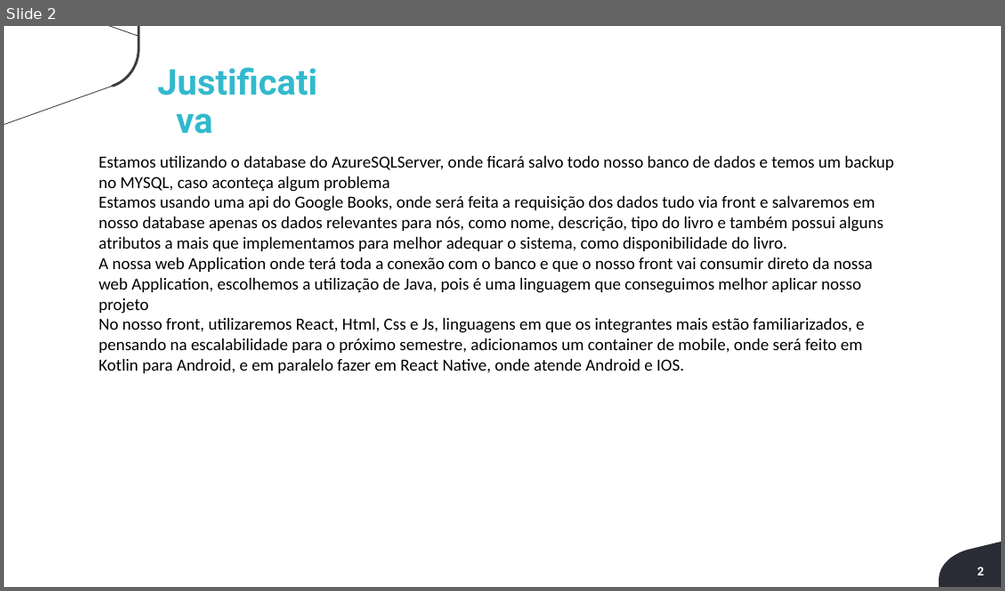
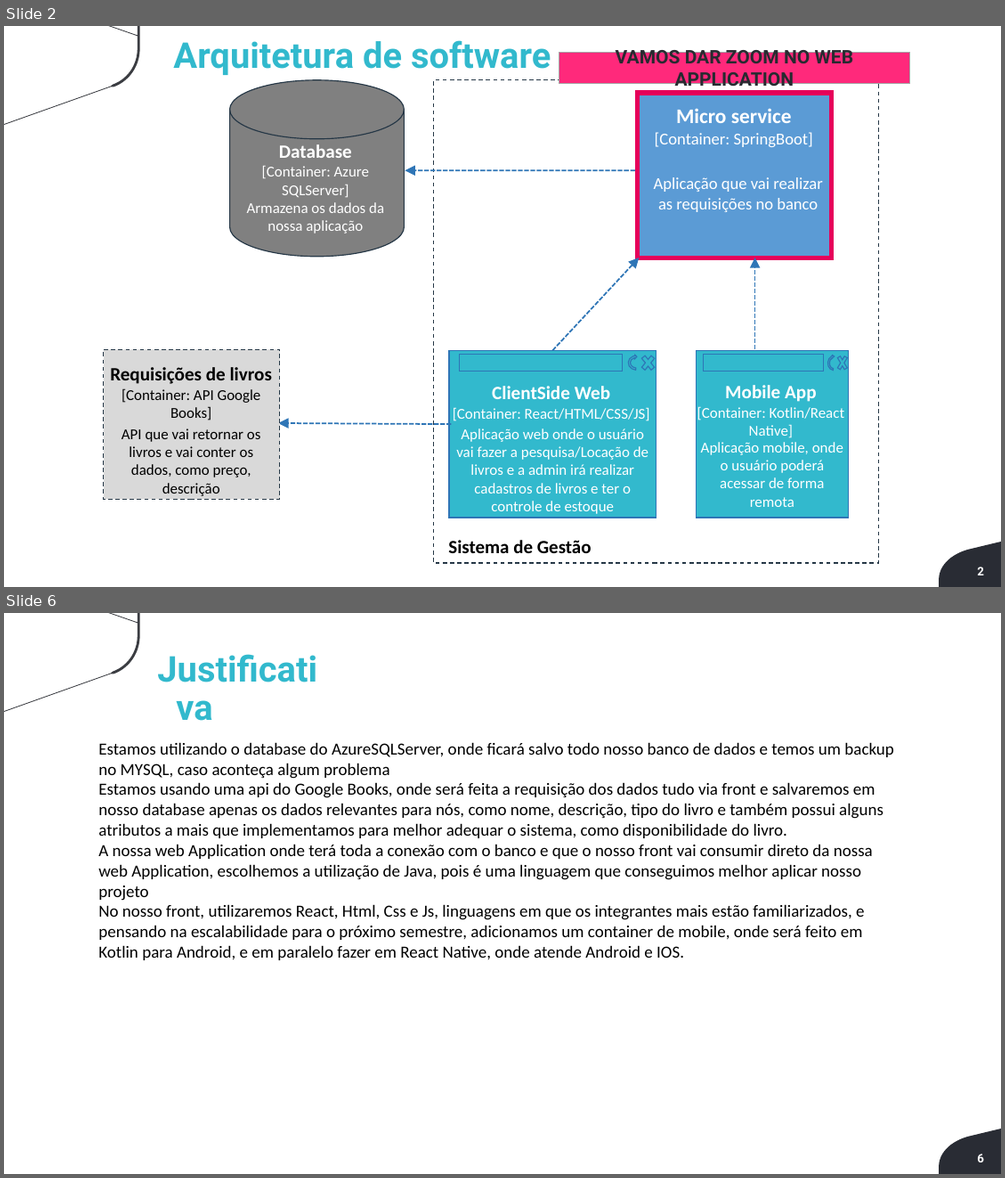
Before and after one commit to Luis-Silva80/grupo05-adsa, a slide deck: Documentação/EngenhariaDeSoftware/Arquitetura/ArquiteturaSoftware.pptx. Shown one above the other, each under a label of ours: slide 2 before the commit, slides 2 and 6 after it; the slides between them are not shown. The pictures are 1005x591 and 1005x1178 pixels, drawn with LibreOffice and Linux fonts; fonts in the diff are those of the drawing; background and template pictures are left out. Boxes give left, top, right and bottom in pixels: in the first picture for what was removed or moved away, otherwise in the second. Text is boxed around its words. In the diff, an @@ line names an element or a change of style, - is before the commit and + after.

```diff
--- a/Documentação/EngenhariaDeSoftware/Arquitetura/ArquiteturaSoftware.pptx
+++ b/Documentação/EngenhariaDeSoftware/Arquitetura/ArquiteturaSoftware.pptx
@@ slide 2 added at box(4, 26, 1001, 587), background #FFFFFF; not listed: 2 template elements that a slide beside it also shows @@
@@ text added at box(173, 40, 550, 75), 34.2 pt, text #32B9CD, bold @@
+Arquitetura de software
@@ rectangle added at box(558, 52, 910, 84), fill #FF297B, outline #A5A5A5 0.5 pt, 18 pt, text #272A30, bold @@
+VAMOS DAR ZOOM NO WEB APPLICATION
@@ cylinder added at box(230, 79, 404, 257), fill #808080, outline #253746 1 pt @@
@@ rectangle added at box(434, 79, 879, 562), outline #253746 1 pt dashed @@
@@ rectangle added at box(638, 93, 832, 257), fill #5B9BD5, outline #E6005A 4.5 pt @@
@@ text added at box(655, 108, 813, 147), 16 pt, text #FFFFFF @@
+Micro service
+[Container: SpringBoot]
@@ text added at box(247, 144, 384, 233), 14.5 pt, text #FFFFFF @@
+Database
+[Container: Azure SQLServer]
+Armazena os dados da nossa aplicação
@@ arrow added from (635, 170) to (404, 170), #2E75B6 1.5 pt dashed @@
@@ text added at box(654, 177, 822, 212), 16 pt, text #FFFFFF @@
+Aplicação que vai realizar as requisições no banco
@@ arrow added from (553, 351) to (639, 257), #2E75B6 1.5 pt dashed @@
@@ arrow added from (755, 349) to (755, 257), #2E75B6 1.5 pt dashed @@
@@ rectangle added at box(104, 350, 280, 499), fill #D9D9D9, outline #253746 1 pt dashed @@
@@ text added at box(110, 367, 272, 420), 14.5 pt, text #000000 @@
+Requisições de livros
+[Container: API Google Books]
@@ arrow added from (451, 424) to (278, 423), #2E75B6 1.5 pt dashed @@
@@ text added at box(121, 428, 261, 496), 14.5 pt, text #000000 @@
+API que vai retornar os livros e vai conter os dados, como preço, descrição
@@ group added at box(449, 351, 657, 517): 2 rectangles, 2 texts, 1 cross, 1 circular arrow @@
+ClientSide Web
+[Container: React/HTML/CSS/JS]
+Aplicação web onde o usuário vai fazer a pesquisa/Locação de livros e a admin irá realizar cadastros de livros e ter o controle de estoque
@@ group added at box(696, 351, 849, 517): 2 rectangles, 2 texts, 1 cross, 1 circular arrow @@
+Mobile App
+[Container: Kotlin/React Native]
+Aplicação mobile, onde o usuário poderá acessar de forma remota
@@ text added at box(448, 540, 591, 553), 18 pt, text #000000, bold @@
+Sistema de Gestão
@@ page number added at box(977, 566, 984, 575), 11.4 pt, text #FFFFFF, bold @@
+2
@@ what was slide 2 is now slide 6 @@
@@ page number at box(977, 1153, 984, 1162): text changed @@
-2
+6
```
Also in this commit, not shown: 1 slide changed, 3 other slides added.
